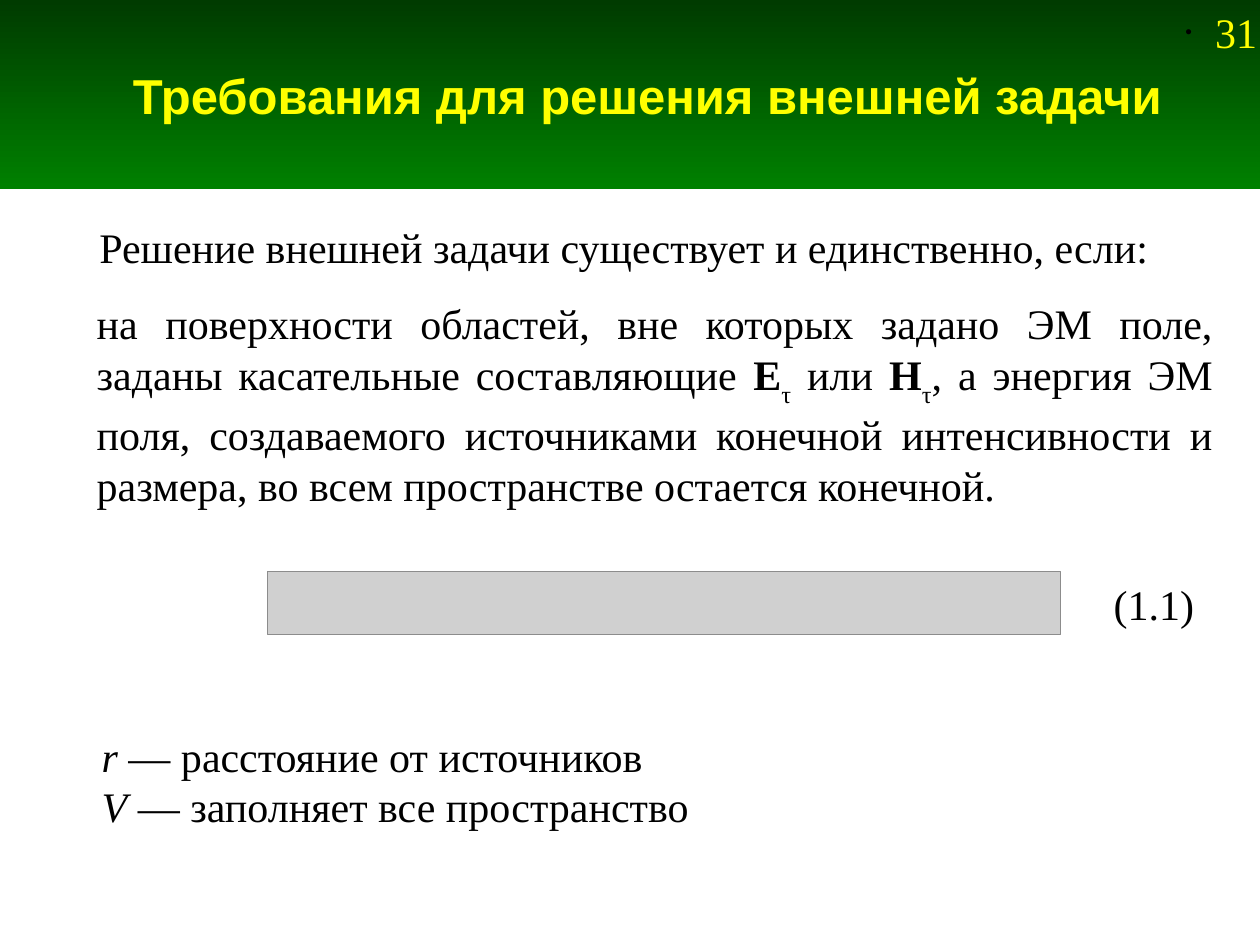
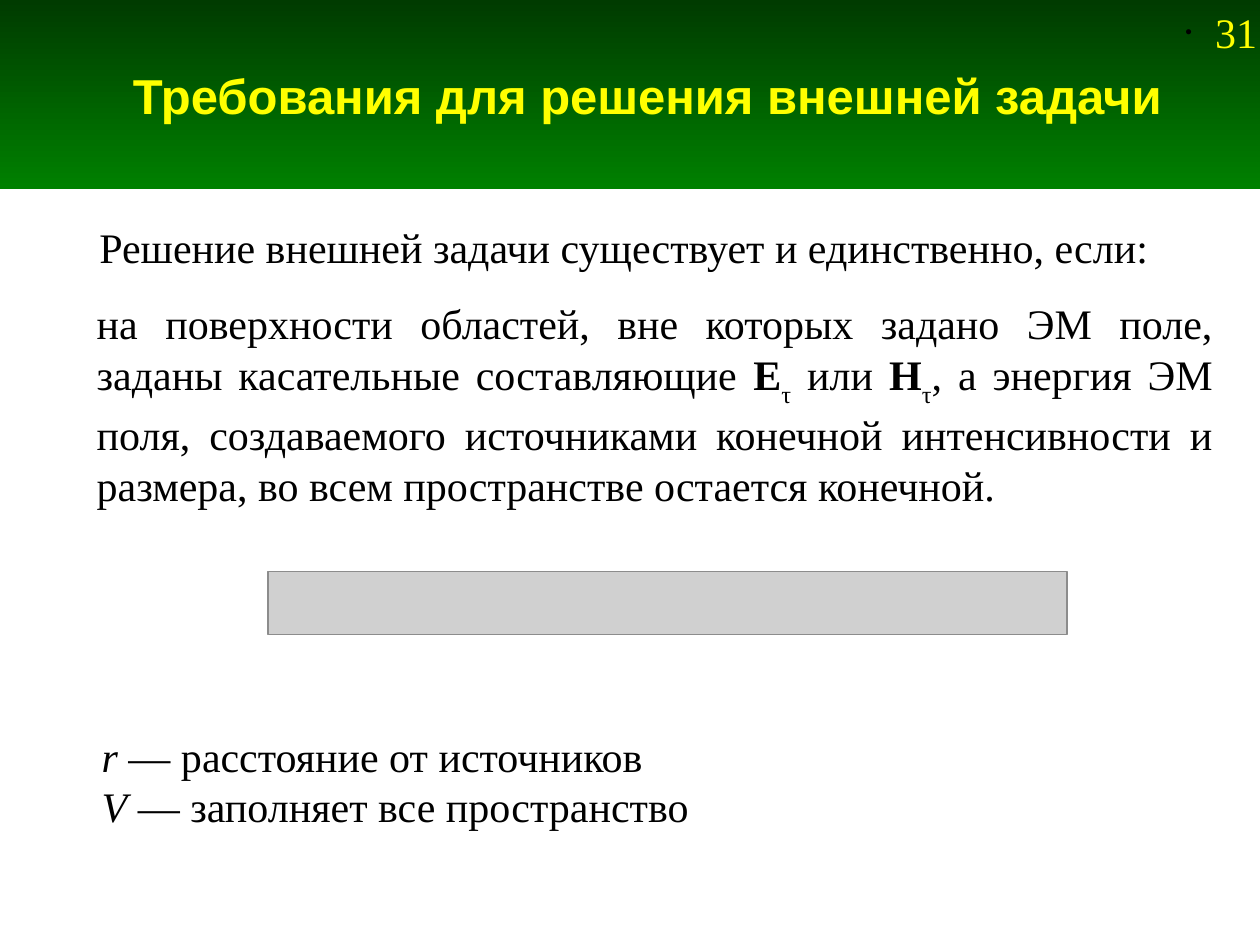
Before and after one commit to Jenyay/modelling, a slide deck: slide 31 of fdtd/presentations/01. Problem Statement.odp. Drawn at 1260x945 pixels with LibreOffice and Linux fonts; fonts in the diff are those of the drawing; grey boxes stand for pictures. Boxes give left, top, right and bottom in pixels: in the first picture for what was removed or moved away, otherwise in the second. Text is boxed around its words. In the diff, an @@ line names an element or a change of style, - is before the commit and + after.

```diff
--- a/fdtd/presentations/01. Problem Statement.odp
+++ b/fdtd/presentations/01. Problem Statement.odp
@@ picture: place and size @@
-picture at [268,572,1061,635]
+picture at [268,572,1067,635]
@@ text removed at [1114,591,1194,629] @@
-(1.1)
```
Also in this commit, not shown: 3 other slides changed, 2 other files.
